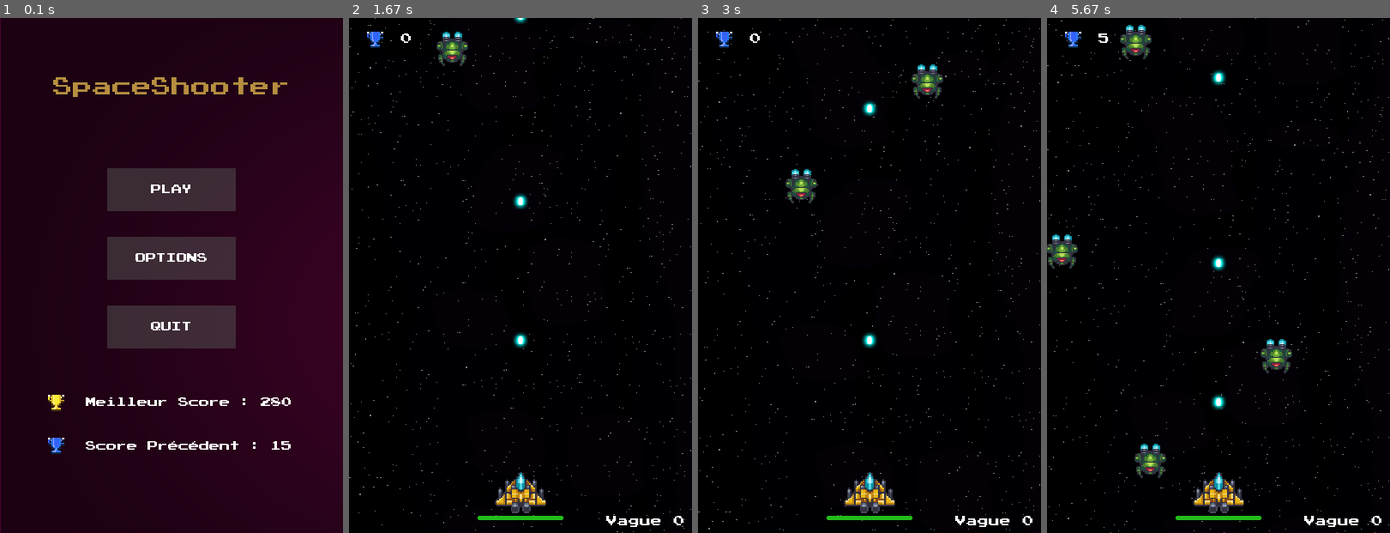
Above: before the commit, frames 1-4 (left to right).
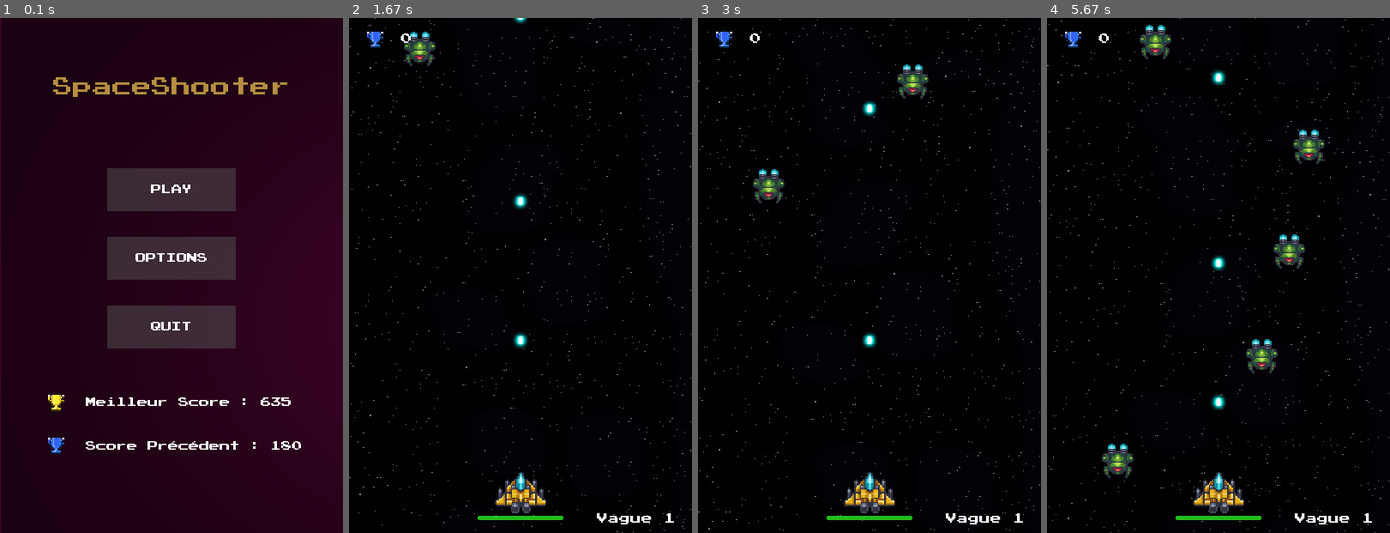
Above: after the commit, the same moments.

Repository: Fabien-crypto/SpaceShooter
Game: pygame game, started from main.py
Two runs of this game, one before a commit and one after it. Both use one fixed random seed, a clock stepped at 60 frames per second and the inputs below.
Inputs:
- Up to frame 1 (0.1 s): no input
- Up to frame 2 (1.67 s): click "PLAY" at 0.38 s; tap Space at 0.67, 1.07, 1.37 s
- Up to frame 3 (3 s): tap Space at 1.9, 2.2, 2.4, 2.7, 2.97 s
- Up to frame 4 (5.67 s): tap Space at 3.3, 3.6, 4.13, 4.43, 4.8, 5.2, 5.5 s

The runs differ from the first frame. In frame 1, 0.1% of the frame differs, in the area x 76-88%, y 73-84%; in frame 2, 1.1%; in frame 3, 1.7%; in frame 4, 3.7%, in the area x 0-98%, y 1-99%.

Commit message:
Vague d'ennemis

Diff:
--- a/main.py
+++ b/main.py
@@ -161,10 +161,16 @@
             self.game.all_monsters.remove(self)
             self.game.player.damage(self.attack)
 
-
-
     def launch_laser(self) :
         self.all_laser.add(Laser_ennemie(self))
+
+    def velocityUp(self, x) :
+        self.velocity += x
+
+    def HealthUp(self, x) :
+        self.health += x
+        self.max_health += x
+
 
 #classe projectile de notre vaisseau #
 class Projectile(pygame.sprite.Sprite) :
@@ -228,6 +234,13 @@
         if now - self.last_shoot > self.shoot_delay:
             self.all_projectiles.add(Projectile(self))
             self.last_shoot = now
+
+    def HealthUp(self, x) :
+        self.health += x
+        self.max_health += x
+
+    def ShootUp(self, x) :
+        self.shoot_delay -= x
 
     def move_right(self):
         self.rect.x += self.velocity
@@ -265,12 +278,17 @@
     def check_collision(self, sprite, group) :
         return pygame.sprite.spritecollide(sprite, group, False, pygame.sprite.collide_mask)
 
+    def SpawnUp(self, x):
+        self.delay_spawn -= x
+
     def spawn_monster(self):
         now = pygame.time.get_ticks()
         monster = Monster(self)
         if now - self.last_monster > self.delay_spawn :
             self.all_monsters.add(monster)
             self.last_monster = now
+
+
 
 #Initialisation du jeu#
 pygame.init()
@@ -609,7 +627,7 @@
     running = True
 
     #Vague d'ennemis#
-    vague = 0
+    vague = 1
 
     last_seconde = pygame.time.get_ticks()
     delai = 1000
@@ -649,7 +667,7 @@
 
         #Affichage du score #
         Vague_TEXT = get_font(13).render(("Vague "+str(vague)), True, color )
-        Vague_RECT = Vague_TEXT.get_rect(topleft=(300, 580))
+        Vague_RECT = Vague_TEXT.get_rect(bottomright=(380, 590))
 
         if game.player.score > int(saveread("bestscore")):
             color="Red"
@@ -668,13 +686,28 @@
             monster.forward()
         game.player.update_health_bar(screen)
 
+        #################################################################################
+        ################################# VAGUE ENNEMIS #################################
+        #################################################################################
         now = pygame.time.get_ticks()
-        if count==5 :
-            print('terminé')
-        if (now - last_seconde > delai) and count<5 :
+
+        if (now - last_seconde > delai) and count<15 :
             count +=1
+            last_seconde = now
+        if count<15 :
             game.spawn_monster()
-            last_seconde = now
+        if count==15 and len(game.all_monsters)==0:
+            VagueFinish_TEXT = get_font(20).render(("Vague "+str(vague)+" Terminée"), True, color )
+            VagueFinish_RECT = VagueFinish_TEXT.get_rect(center=(200,300 ))
+            screen.blit(VagueFinish_TEXT, VagueFinish_RECT)
+            if now - last_seconde > 15000:
+                count = 0
+                last_seconde = now
+                vague +=1
+                game.SpawnUp(300)
+
+        #################################################################################
+
 
         # vérifier si le joueur souhaite bouger ou tirer#
         if game.pressed.get(pygame.K_SPACE):
--- a/scores.txt
+++ b/scores.txt
@@ -1,5 +1,5 @@
-280
-15
+635
+180
 0.5
 250
 0.5
Binary file changed: assets/menu/blurrybg.jpg
Binary file changed: assets/menu/currentbg.jpg
